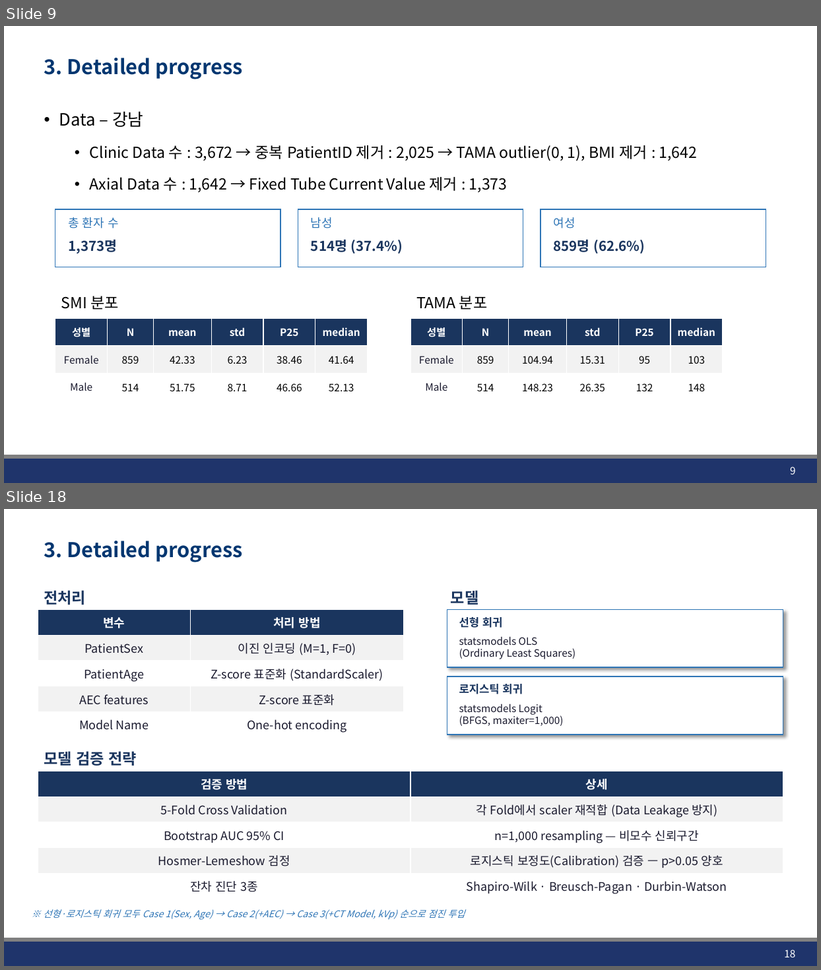
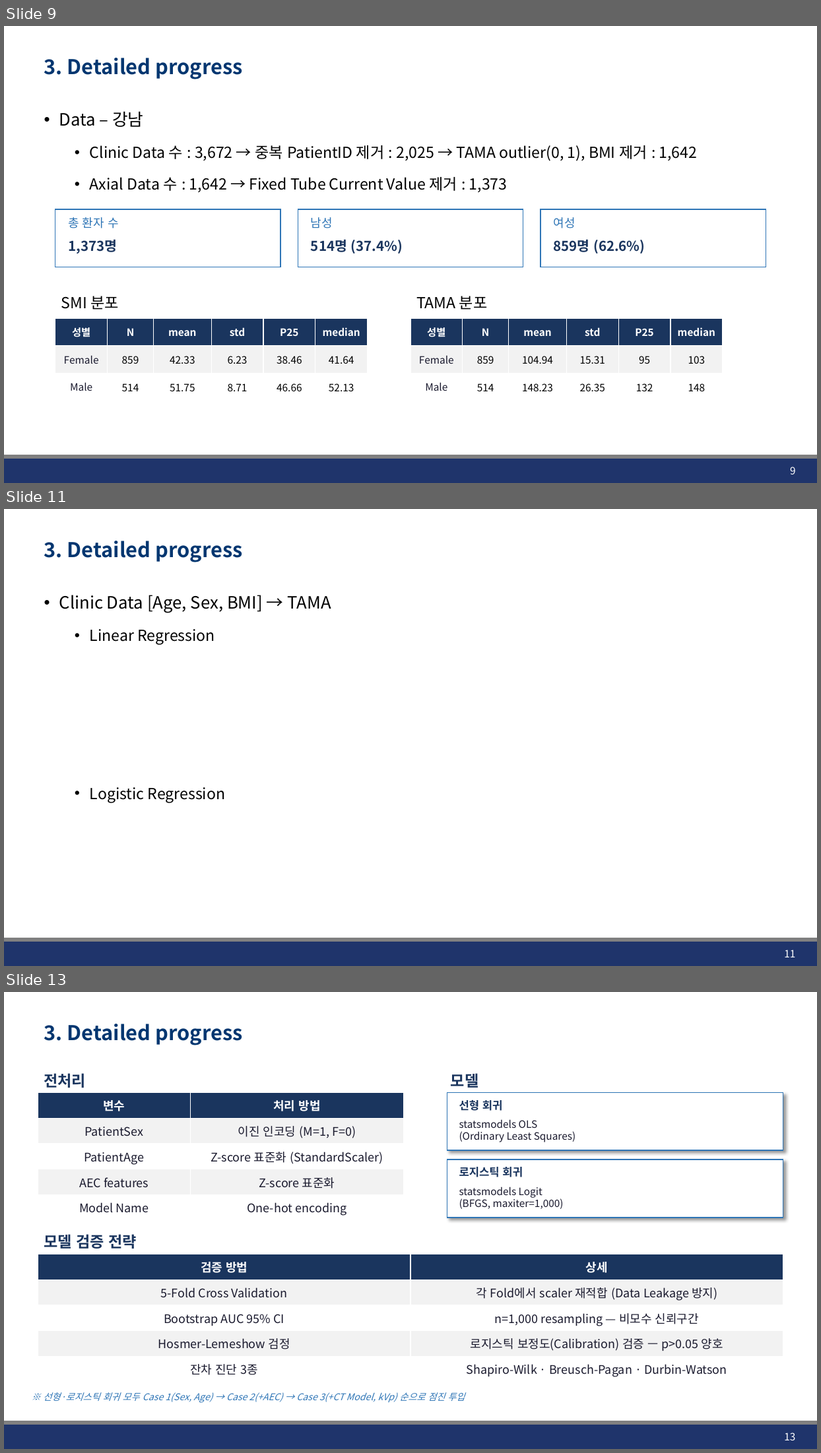
Before and after one commit to JHWannabe/2026-1_Study, a slide deck: 연구자료/260508_AEC_SMI_Analysis.pptx. Shown one above the other, each under a label of ours: slides 9 and 18 before the commit, slides 9, 11 and 13 after it; the slides between them are not shown. The pictures are 821x970 and 821x1453 pixels, drawn with LibreOffice and Linux fonts; fonts in the diff are those of the drawing; background and template pictures are left out. Boxes give left, top, right and bottom in pixels: in the first picture for what was removed or moved away, otherwise in the second. Text is boxed around its words. In the diff, an @@ line names an element or a change of style, - is before the commit and + after.

Commit message:
only clinic

```diff
--- a/연구자료/260508_AEC_SMI_Analysis.pptx
+++ b/연구자료/260508_AEC_SMI_Analysis.pptx
@@ slide 11 added at (4, 509, 817, 966), background #FFFFFF; not listed: 2 template elements that a slide beside it also shows @@
@@ title added at (44, 541, 243, 562), 24 pt, text #023670, bold @@
+3. Detailed progress
@@ text added at (59, 595, 331, 803), 18 pt, text #000000 @@
+• Clinic Data [Age, Sex, BMI] → TAMA
+  • Linear Regression
+  • Logistic Regression
@@ page number added at (784, 950, 795, 958), 12 pt, text #FFFFFF @@
+11
@@ what was slide 18 is now slide 13 @@
@@ page number at (784, 1433, 795, 1441): text changed @@
-18
+13
```
Also in this commit, not shown: 1 slide changed, 1 other slide added, 7 slides removed, 30 other files.
